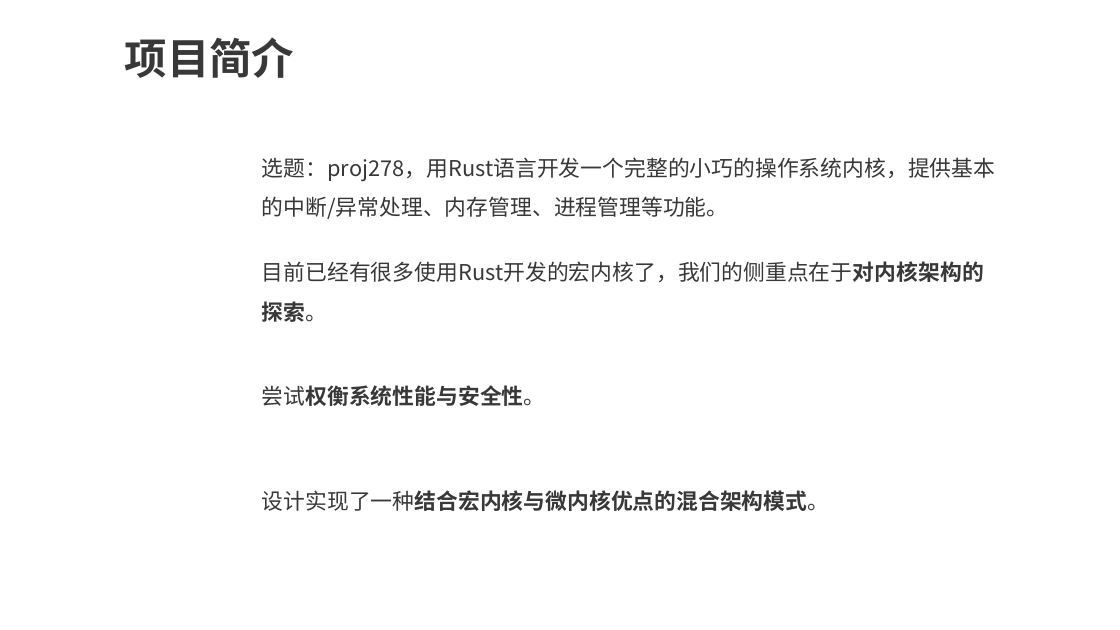
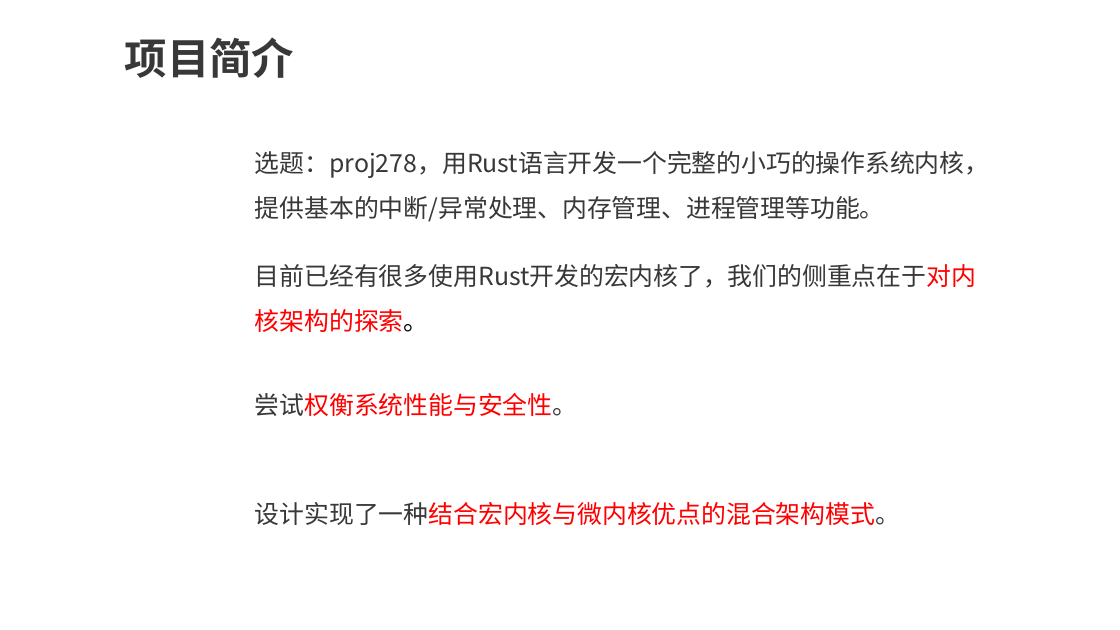
Before and after one commit to flying-rind/mini-Rust-os, a slide deck: slide 4 of tutorial/Mini-Rust-OS.pptx. Drawn at 1120x630 pixels with LibreOffice and Linux fonts; fonts in the diff are those of the drawing; background and template pictures are left out. Boxes give left, top, right and bottom in pixels: in the first picture for what was removed or moved away, otherwise in the second. Text is boxed around its words. In the diff, an @@ line names an element or a change of style, - is before the commit and + after.

```diff
--- a/tutorial/Mini-Rust-OS.pptx
+++ b/tutorial/Mini-Rust-OS.pptx
@@ text "选题：proj278，用Rust语言开发一个完整的小巧的操作系统内核，提供基本的中断/异常处理、内存管理、进程管理等功能 ...": place and size @@
-text "选题：proj278，用Rust语言开发一个完整的小巧的操作系统内核，提供基本的中断/异常处理、内存管理、进程管理等功能 ..." at (262, 157, 995, 219)
+text "选题：proj278，用Rust语言开发一个完整的小巧的操作系统内核，提供基本的中断/异常处理、内存管理、进程管理等功能 ..." at (255, 151, 990, 222)
@@ text "选题：proj278，用Rust语言开发一个完整的小巧的操作系统内核，提供基本的中断/异常处理、内存管理、进程管理等功能 ..." at (255, 151, 990, 222): size 14 to 16 pt @@
@@ text "目前已经有很多使用Rust开发的宏内核了，我们的侧重点在于对内核架构的探索。": place and size @@
-text "目前已经有很多使用Rust开发的宏内核了，我们的侧重点在于对内核架构的探索。" at (262, 261, 984, 322)
+text "目前已经有很多使用Rust开发的宏内核了，我们的侧重点在于对内核架构的探索。" at (255, 264, 977, 332)
@@ text "目前已经有很多使用Rust开发的宏内核了，我们的侧重点在于对内核架构的探索。" at (255, 264, 977, 332): size 14 to 16 pt; text colour #383838 to #FF0000, text colour #383838 to #000000, bold off in "目前已经有很多使用Rust开发的宏内核了，我们的侧重点在于对内核架构的探索。" @@
@@ text "尝试权衡系统性能与安全性。": place and size @@
-text "尝试权衡系统性能与安全性。" at (262, 385, 546, 406)
+text "尝试权衡系统性能与安全性。" at (255, 393, 578, 416)
@@ text "尝试权衡系统性能与安全性。" at (255, 393, 578, 416): size 14 to 16 pt; text colour #383838 to #FF0000, bold off in "尝试权衡系统性能与安全性。" @@
@@ text "设计实现了一种结合宏内核与微内核优点的混合架构模式。": place and size @@
-text "设计实现了一种结合宏内核与微内核优点的混合架构模式。" at (262, 490, 830, 511)
+text "设计实现了一种结合宏内核与微内核优点的混合架构模式。" at (255, 502, 901, 525)
@@ text "设计实现了一种结合宏内核与微内核优点的混合架构模式。" at (255, 502, 901, 525): size 14 to 16 pt; text colour #383838 to #FF0000, bold off in "设计实现了一种结合宏内核与微内核优点的混合架构模式。" @@
```
Also in this commit, not shown: 9 other slides changed, 1 slide added, 55 other files.
